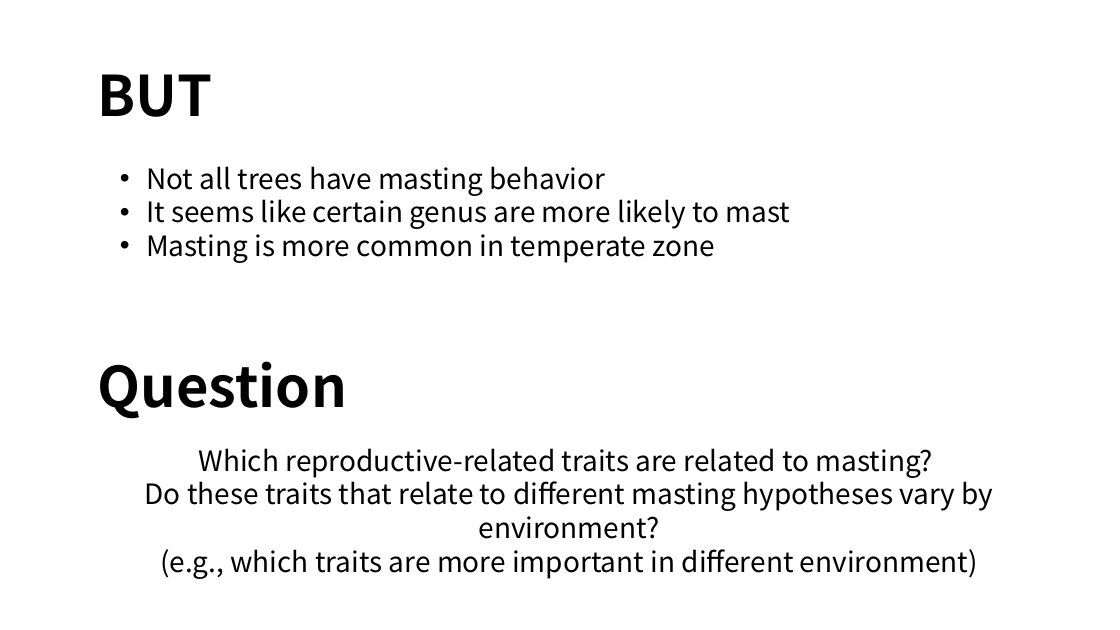
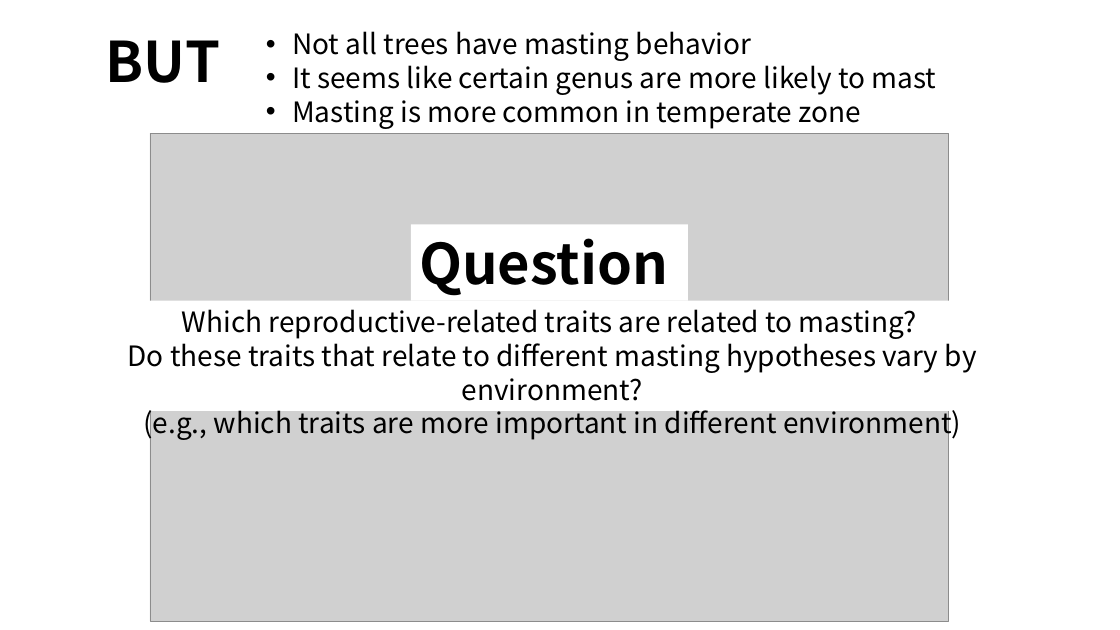
Before and after one commit to wangxm-forest/PhD, a slide deck: slide 6 of presentations/bayesian.pptx. Drawn at 1120x630 pixels with LibreOffice and Linux fonts; fonts in the diff are those of the drawing; grey boxes stand for pictures. Boxes give left, top, right and bottom in pixels: in the first picture for what was removed or moved away, otherwise in the second. Text is boxed around its words. In the diff, an @@ line names an element or a change of style, - is before the commit and + after.

```diff
--- a/presentations/bayesian.pptx
+++ b/presentations/bayesian.pptx
@@ text "BUT": place and size @@
-text "BUT" at box(98, 74, 213, 117)
+text "BUT" at box(105, 40, 220, 83)
@@ text "Not all trees have masting ...": place and size @@
-text "Not all trees have masting ..." at box(146, 166, 790, 263)
+text "Not all trees have masting ..." at box(292, 31, 937, 129)
@@ picture added at box(150, 133, 949, 621) @@
@@ rectangle "Question" at box(411, 224, 688, 301): fill none to #FFFFFF @@
@@ rectangle "Question": place and size @@
-rectangle "Question" at box(98, 361, 347, 419)
+rectangle "Question" at box(411, 224, 688, 301)
@@ rectangle "Which reproductive-related traits are related ...": place and size @@
-rectangle "Which reproductive-related traits are related ..." at box(145, 448, 994, 579)
+rectangle "Which reproductive-related traits are related ..." at box(55, 301, 1049, 411)
@@ rectangle "Which reproductive-related traits are related ..." at box(55, 301, 1049, 411): fill none to #FFFFFF @@
```
Also in this commit, not shown: 3 other slides changed.
